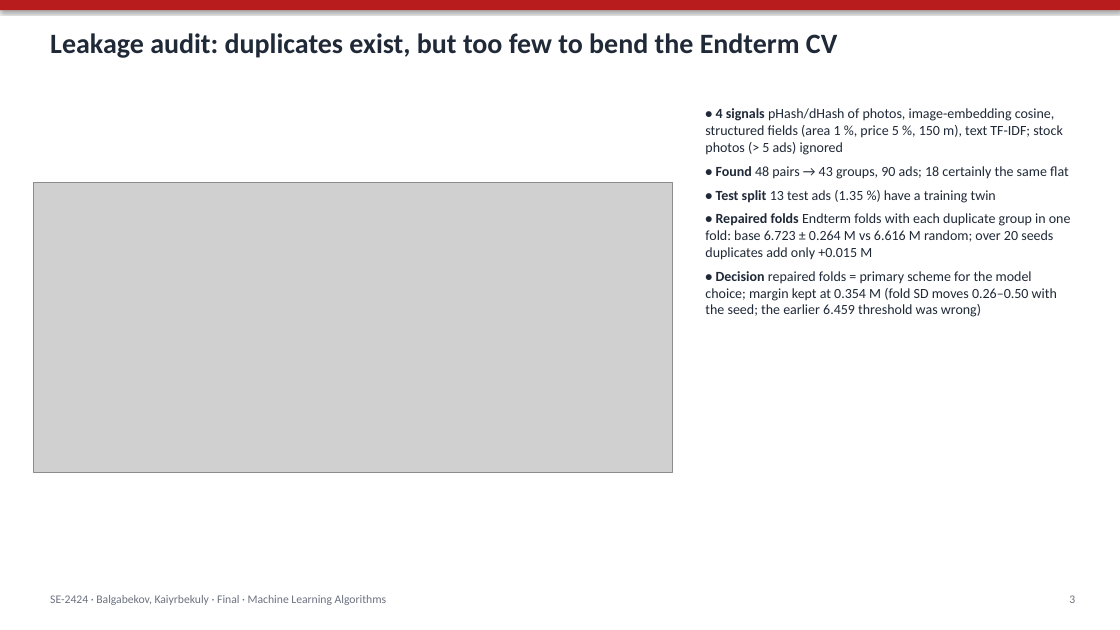
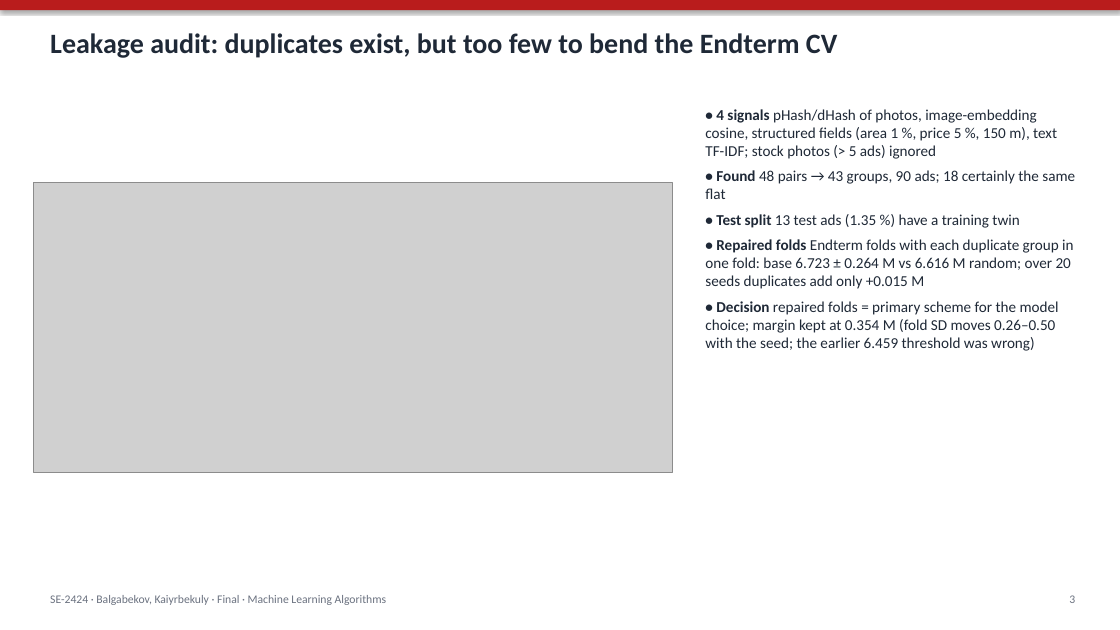
Before and after one commit to Newterios/mla_midtem, a slide deck: slide 3 of slides/Final_SE-2424_slides.pptx. Drawn at 1120x630 pixels with LibreOffice and Linux fonts; fonts in the diff are those of the drawing; grey boxes stand for pictures. Boxes give left, top, right and bottom in pixels: in the first picture for what was removed or moved away, otherwise in the second. Text is boxed around its words. In the diff, an @@ line names an element or a change of style, - is before the commit and + after.

Commit message:
Slides: one readable figure per slide, fusion table and figure split, test table with plain column names, real app screenshot; app: empty optional number boxes arrive as 0 and now mean 'not given', SHAP title kept inside the figure

```diff
--- a/slides/Final_SE-2424_slides.pptx
+++ b/slides/Final_SE-2424_slides.pptx
@@ text "• 4 signals pHash/dHash of ..." at (x1=705, y1=109, x2=1075, y2=351): size 12 to 13 pt @@
```
Also in this commit, not shown: 13 other slides changed, 3 slides added, 6 other files.
